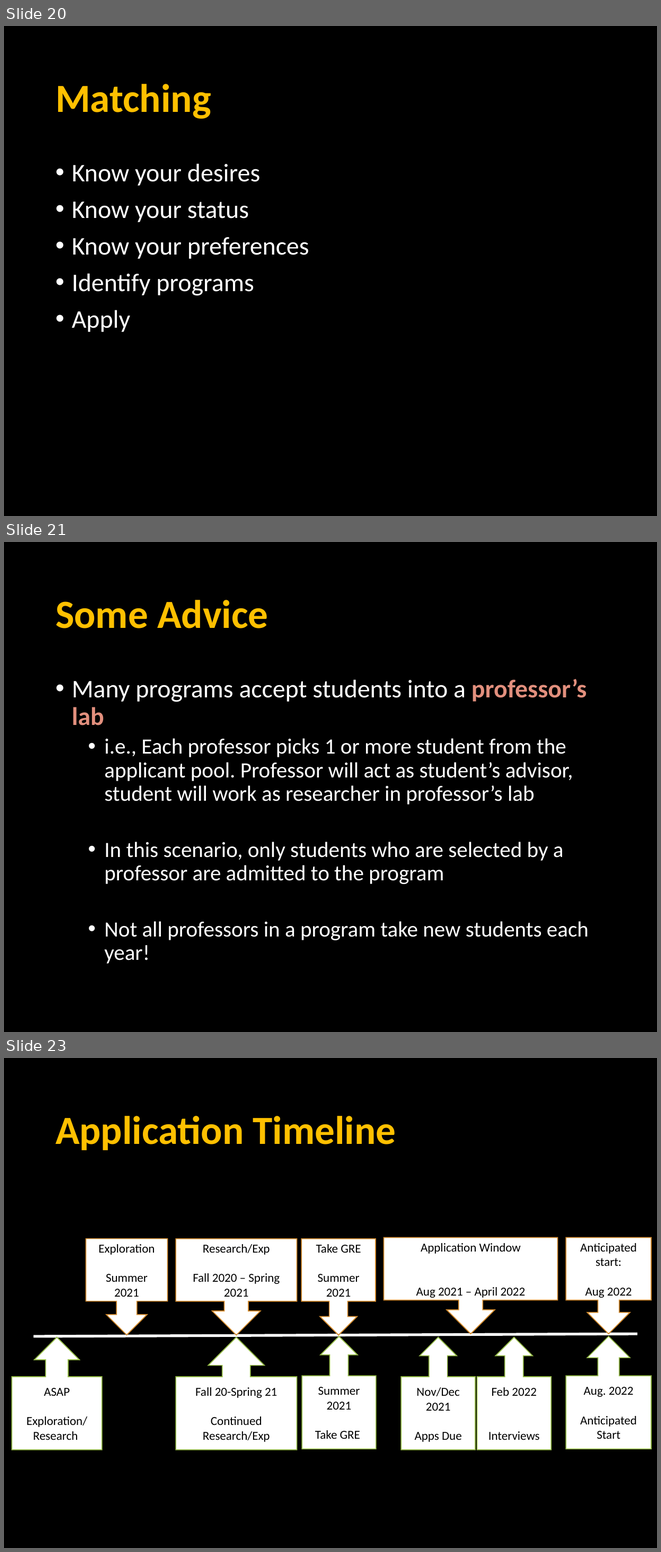
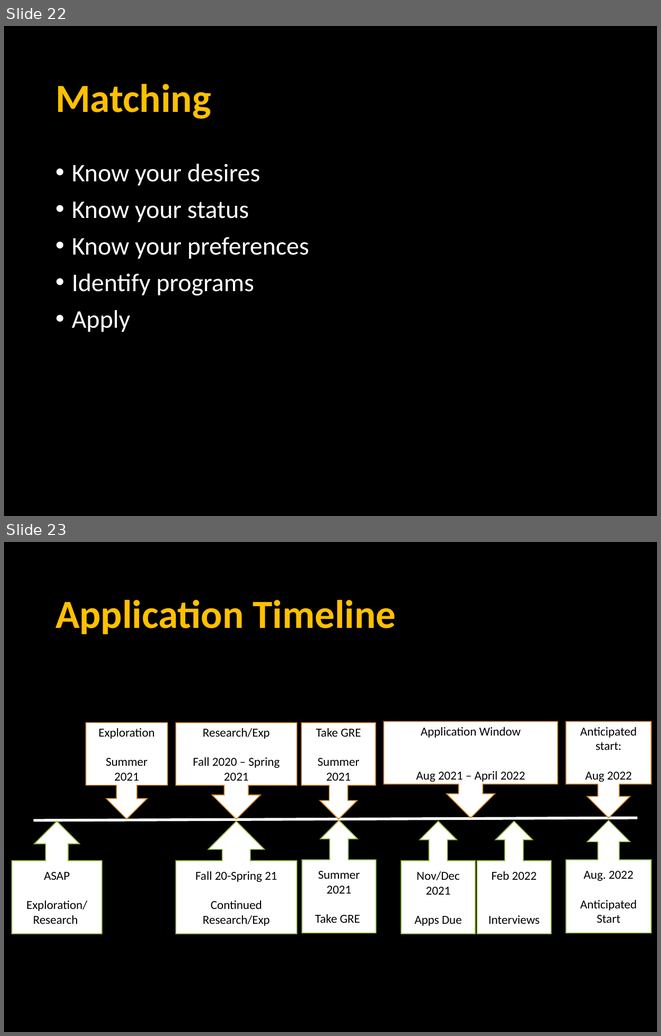
Before and after one commit to npm27/Teaching-Materials, a slide deck: Writing Fall 23/Slides/12 Week 14 Grad School Preview.pptx. Shown one above the other, each under a label of ours: slides 20, 21 and 23 before the commit, slides 22 and 23 after it; the slides between them are not shown. The pictures are 661x1552 and 661x1036 pixels, drawn with LibreOffice and Linux fonts; fonts in the diff are those of the drawing. Boxes give left, top, right and bottom in pixels: in the first picture for what was removed or moved away, otherwise in the second. Text is boxed around its words. In the diff, an @@ line names an element or a change of style, - is before the commit and + after.

```diff
--- a/Writing Fall 23/Slides/12 Week 14 Grad School Preview.pptx
+++ b/Writing Fall 23/Slides/12 Week 14 Grad School Preview.pptx
@@ slide 21 removed at (4, 542, 657, 1032), background #000000 @@
@@ title removed at (55, 600, 268, 628) @@
-Some Advice
@@ text removed at (72, 679, 589, 963) @@
-• Many programs accept students into a professor’s lab
-  • i.e., Each professor picks 1 or more student from the applicant pool. Professor will act as student’s advisor, student will work as researcher in professor’s lab
-  • In this scenario, only students who are selected by a professor are admitted to the program
-  • Not all professors in a program take new students each year!
@@ what was slide 20 is now slide 22 @@
```
Also in this commit, not shown: 3 slides changed, 5 slides added, 4 other slides removed.
